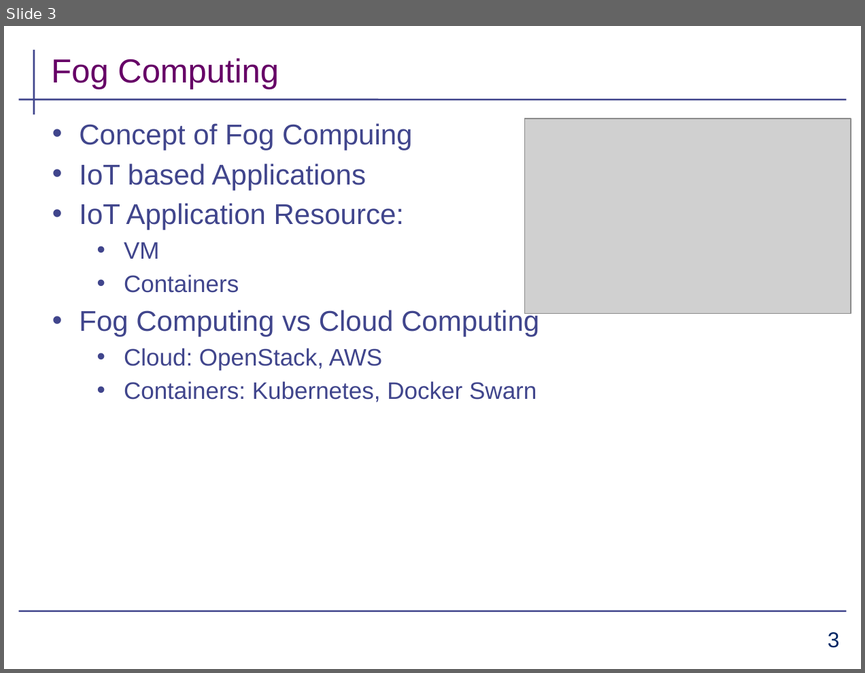
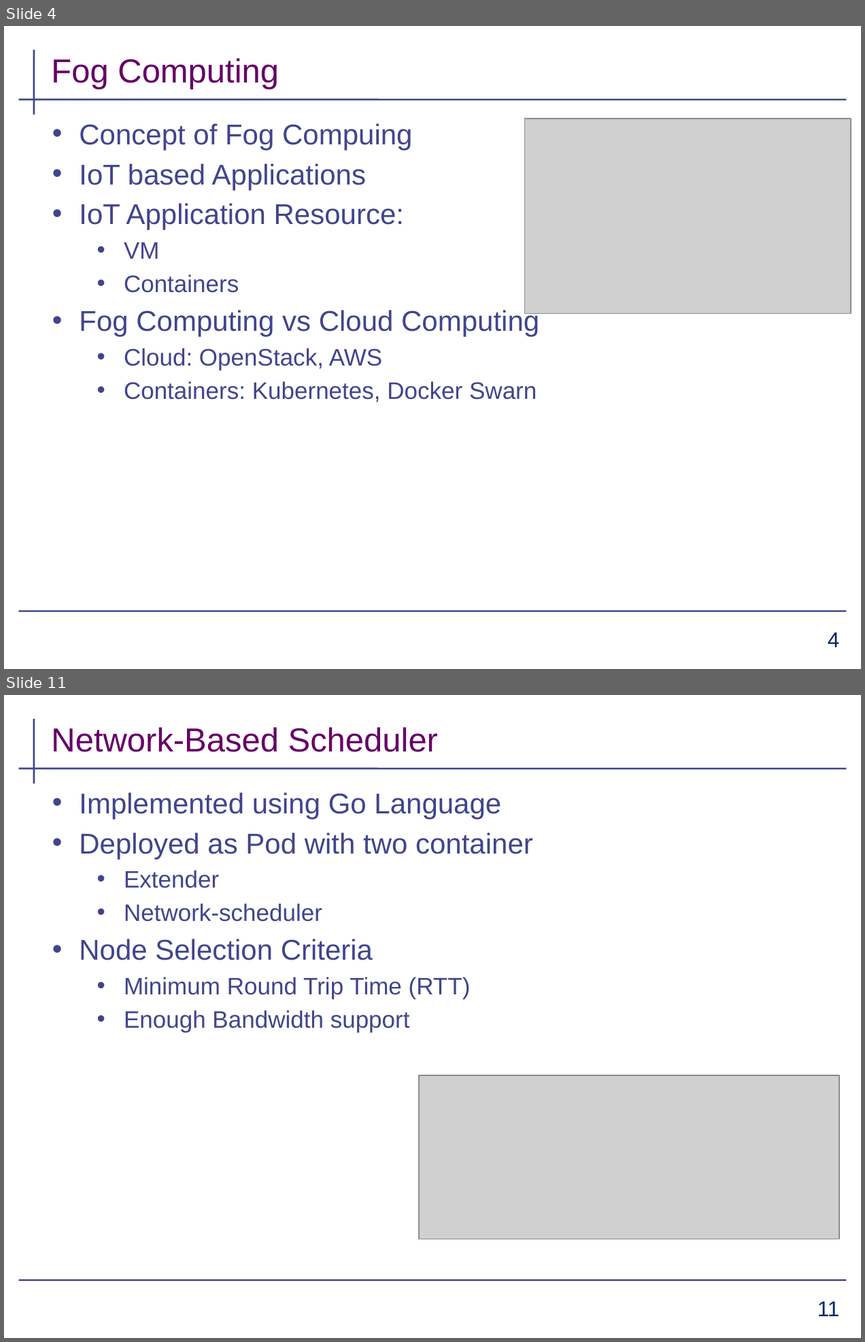
Before and after one commit to aahad91/Seminar-MLCN, a slide deck: Final_submission/presentation_draft.pptx. Shown one above the other, each under a label of ours: slide 3 before the commit, slides 4 and 11 after it; the slides between them are not shown. The pictures are 865x673 and 865x1342 pixels, drawn with LibreOffice and Linux fonts; fonts in the diff are those of the drawing; grey boxes stand for pictures; background and template pictures are left out. Boxes give left, top, right and bottom in pixels: in the first picture for what was removed or moved away, otherwise in the second. Text is boxed around its words. In the diff, an @@ line names an element or a change of style, - is before the commit and + after.

```diff
--- a/Final_submission/presentation_draft.pptx
+++ b/Final_submission/presentation_draft.pptx
@@ slide 11 added at (x1=4, y1=695, x2=861, y2=1338), background #FFFFFF; not listed: 4 template elements that a slide beside it also shows @@
@@ title added at (x1=51, y1=727, x2=438, y2=752), 28 pt, text #660066 @@
+Network-Based Scheduler
@@ text added at (x1=79, y1=792, x2=533, y2=1032), 24 pt, text #40458C @@
+• Implemented using Go Language
+• Deployed as Pod with two container
+  • Extender
+  • Network-scheduler
+• Node Selection Criteria
+  • Minimum Round Trip Time (RTT)
+  • Enough Bandwidth support
@@ picture added at (x1=419, y1=1075, x2=838, y2=1239) @@
@@ what was slide 3 is now slide 4 @@
@@ page number at (x1=827, y1=632, x2=840, y2=647): text changed @@
-3
+4
```
Also in this commit, not shown: 8 slides changed, 6 other slides added, 1 slide removed.
